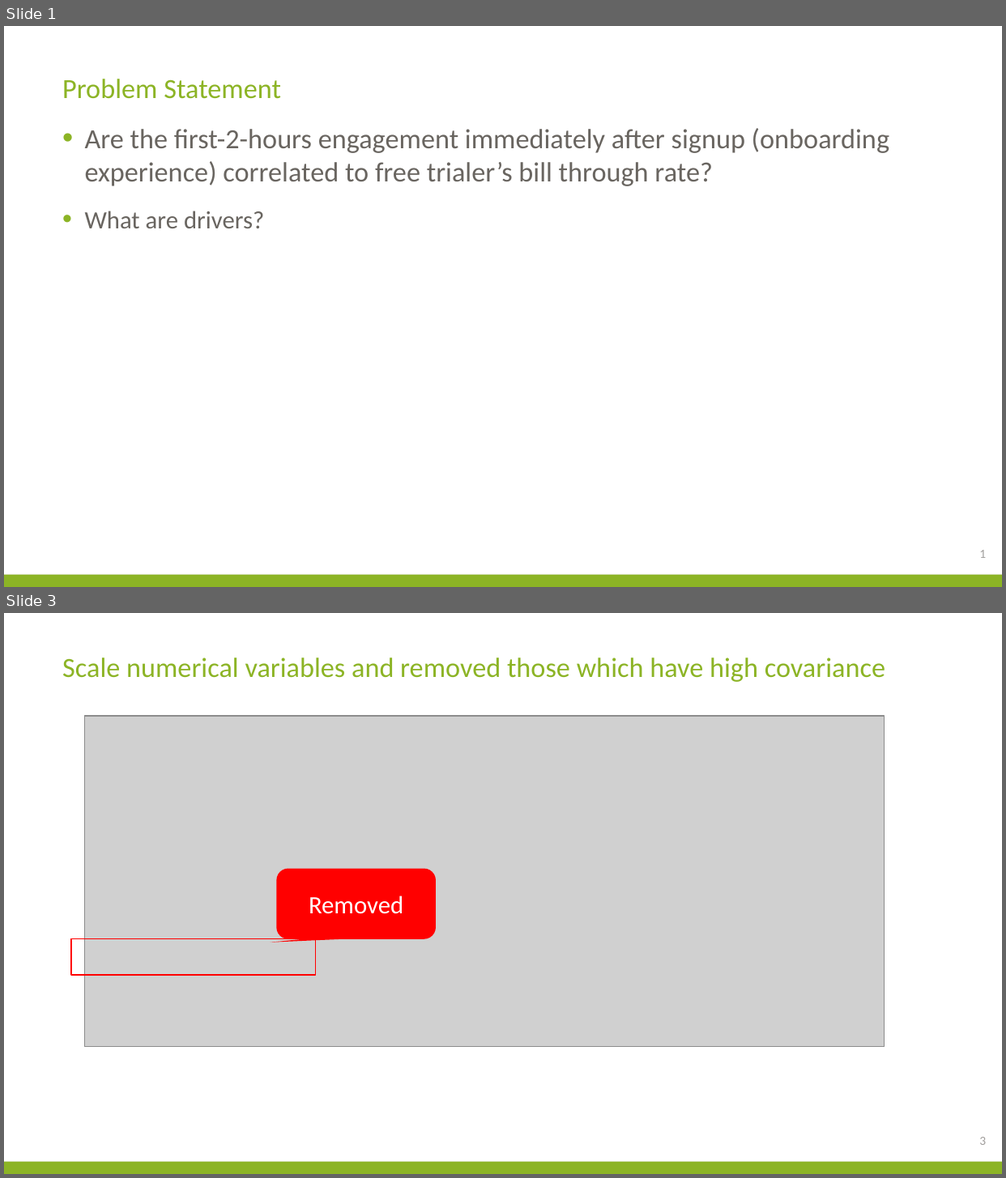
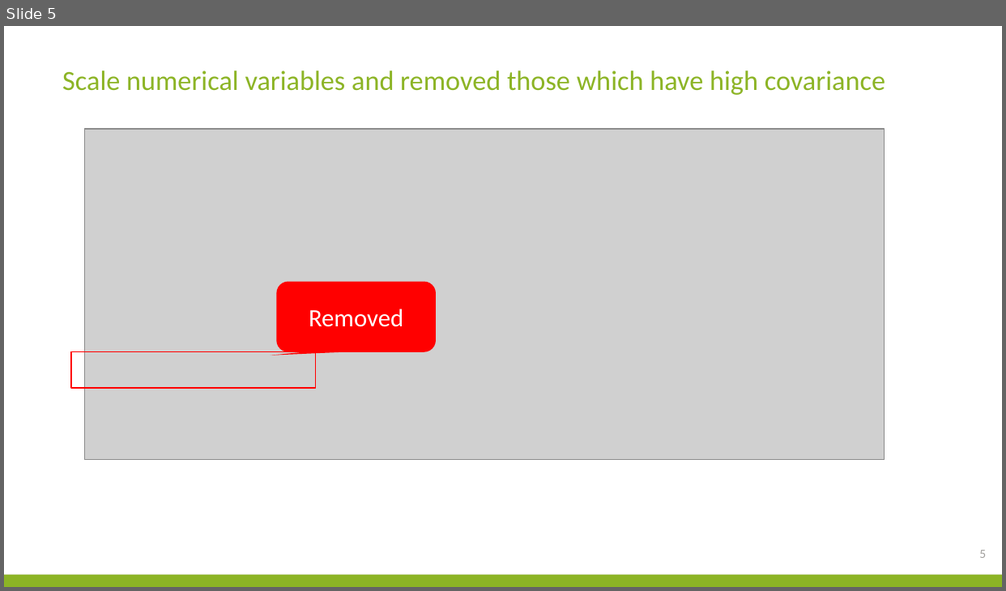
Before and after one commit to Jianqingwangcindy/DAT_SF_14, a slide deck: project/ProjectPresentation.pptx. Shown one above the other, each under a label of ours: slides 1 and 3 before the commit, slide 5 after it; the slides between them are not shown. The pictures are 1006x1178 and 1006x591 pixels, drawn with LibreOffice and Linux fonts; fonts in the diff are those of the drawing; grey boxes stand for pictures; background and template pictures are left out. Boxes give left, top, right and bottom in pixels: in the first picture for what was removed or moved away, otherwise in the second. Text is boxed around its words. In the diff, an @@ line names an element or a change of style, - is before the commit and + after.

```diff
--- a/project/ProjectPresentation.pptx
+++ b/project/ProjectPresentation.pptx
@@ slide 1 removed at <box>4,26,1002,587</box>, background #FFFFFF; not listed: 1 template element that a slide beside it also shows @@
@@ text removed at <box>62,79,889,228</box> @@
-Problem Statement
-• Are the first-2-hours engagement immediately after signup (onboarding experience) correlated to free trialer’s bill through rate?
-• What are drivers?
@@ page number removed at <box>979,550,986,558</box> @@
-1
@@ what was slide 3 is now slide 5 @@
@@ page number at <box>979,550,986,558</box>: text changed @@
-3
+5
```
Also in this commit, not shown: 3 slides changed, 14 slides added, 1 other slide removed, 9 other files.
